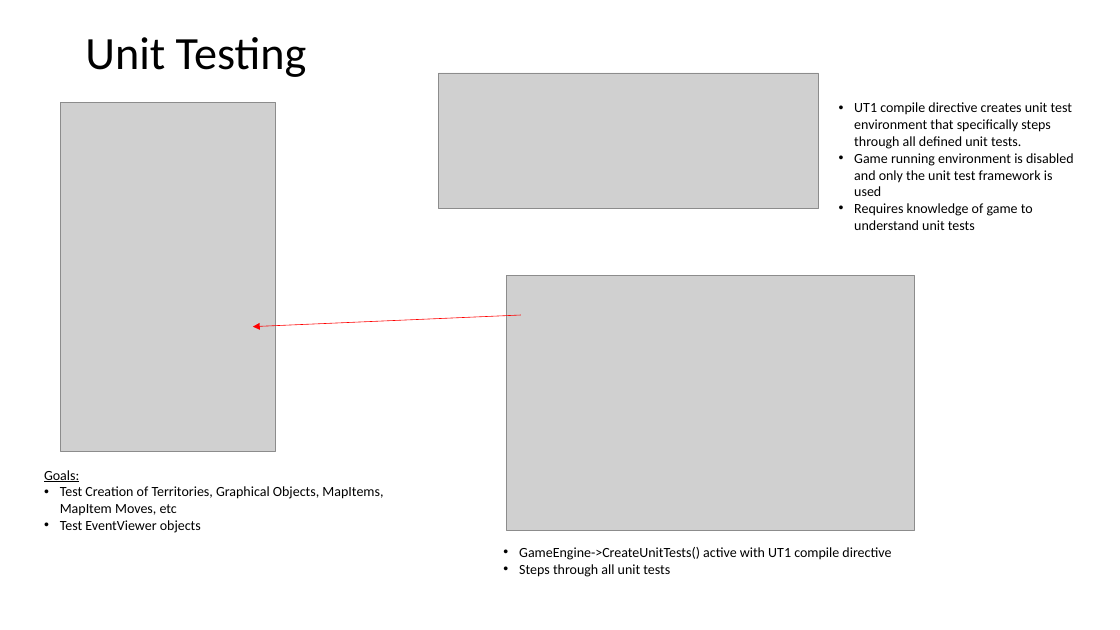
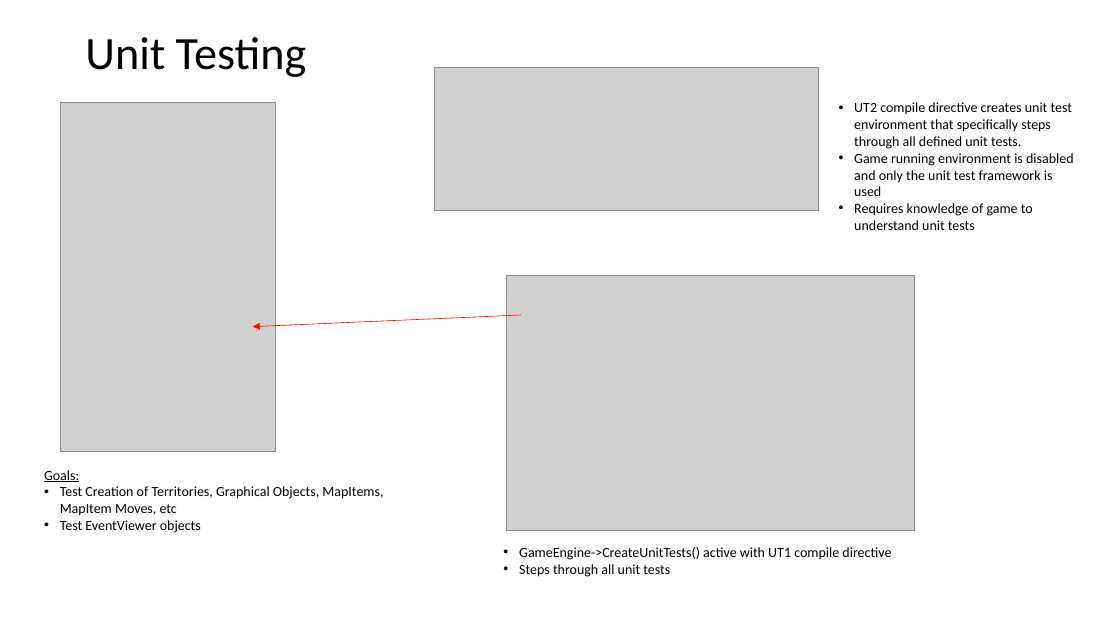
Before and after one commit to happysulla/BarbarianPrince, a slide deck: slide 21 of Documentation/Barbarian Prince Design.pptx (slide 20 before the commit). Drawn at 1120x630 pixels with LibreOffice and Linux fonts; fonts in the diff are those of the drawing; grey boxes stand for pictures. Boxes give left, top, right and bottom in pixels: in the first picture for what was removed or moved away, otherwise in the second. Text is boxed around its words. In the diff, an @@ line names an element or a change of style, - is before the commit and + after.

```diff
--- a/Documentation/Barbarian Prince Design.pptx
+++ b/Documentation/Barbarian Prince Design.pptx
@@ picture: place and size @@
-picture at bbox=[439, 73, 818, 208]
+picture at bbox=[435, 67, 818, 211]
@@ text at bbox=[854, 102, 1072, 149]: text changed @@
-• UT1 compile directive creates unit test environment that specifically steps through all defined unit tests.
+• UT2 compile directive creates unit test environment that specifically steps through all defined unit tests.
```
Also in this commit, not shown: 2 other slides changed, 1 slide added.
